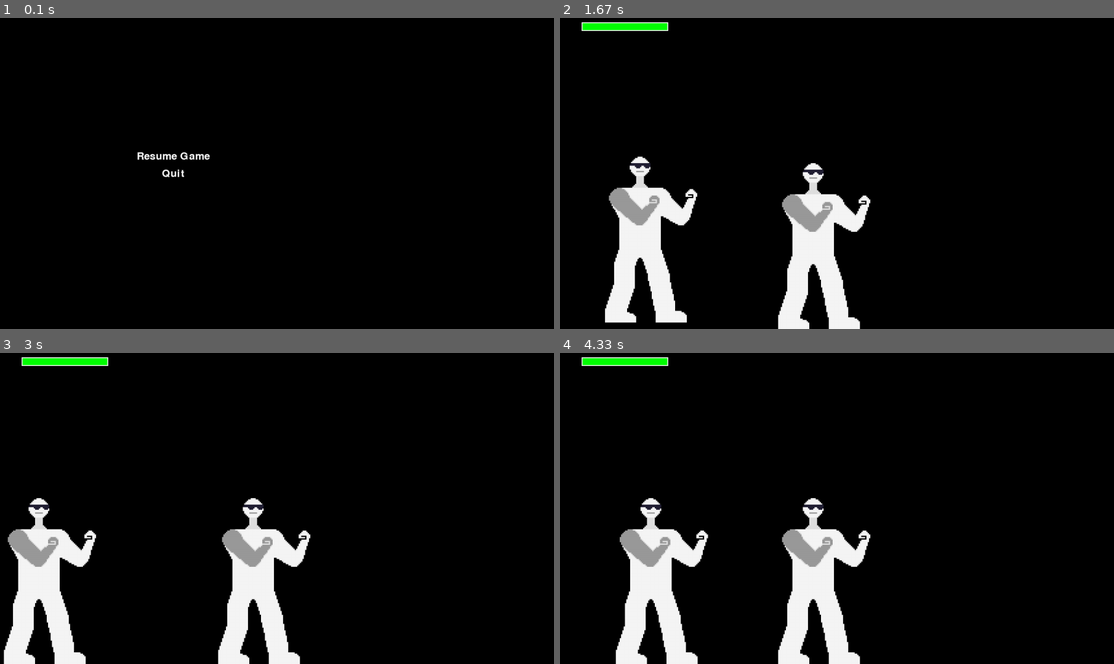
Above: before the commit, frames 1-4 (two rows, left to right).
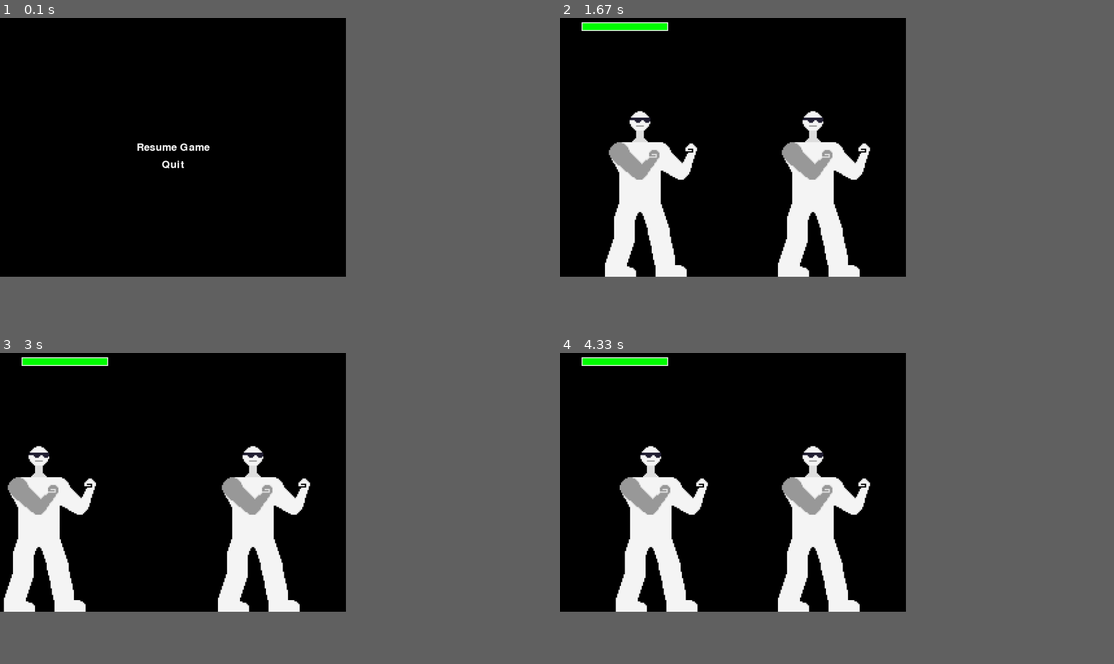
Above: after the commit, the same moments.

Repository: davidyao4344314/pygames-initlized
Game: pygame game, started from rpg games/main.py
The game is run twice, just before and just after one commit, with the same random seed, the same clock (stepped at 60 frames per second) and the same inputs.
Inputs:
- Up to frame 1 (0.1 s): no input
- Up to frame 2 (1.67 s): tap Esc at 0.83 s; hold Up 1.17-1.63 s
- Up to frame 3 (3 s): hold Right 1.67-2.13 s; hold Left 2.17-2.7 s; hold Left from 2.73 s (still down)
- Up to frame 4 (4.33 s): release Left at 3.13 s; hold Up 3.17-3.53 s; hold Right 3.57-4.2 s; hold Left from 4.23 s (still down)
In our replay, the window is 900x506 before the commit and 562x421 after it. These sizes can differ from the game's own. Grey fills any space a smaller window leaves; there, only what the larger window draws over its background counts as a difference.

The runs differ from the first frame. In frame 1, 0.5% of the frame differs, in the area x 24-38%, y 40-52%; in frame 2, 11%; in frame 3, 11%; in frame 4, 11%, in the area x 10-57%, y 1-100%.

Commit message:
Fix the scaling when full screan

Diff:
--- a/rpg games/main.py
+++ b/rpg games/main.py
@@ -5,11 +5,12 @@
 
 pygame.init()
 
-# Fullscreen setup
+# Get the screen resolution of the user display
 info = pygame.display.Info()
 SCREEN_WIDTH = info.current_w
 SCREEN_HEIGHT = info.current_h
 
+# Set up the game window to match the screen resolution so it completly fit it
 screen = pygame.display.set_mode((SCREEN_WIDTH, SCREEN_HEIGHT), pygame.FULLSCREEN)
 pygame.display.set_caption('RPG')
 
@@ -58,8 +59,8 @@
 run = True
 clock = pygame.time.Clock()
 
+# Main game loop
 while run:
-    # Checking if the user choosen to open the game or not
     if game_state == "game":
         screen.fill((0, 0, 0))  # Fill the screen with black before drawing
 
@@ -78,6 +79,7 @@
         # Handle movement
         run = controls.handle_events(player1, enemy)
         controls.move_player(player1)
+
         # Healing objects
         for event in pygame.event.get():
             if event.type == pygame.KEYDOWN:
@@ -85,14 +87,20 @@
                     healing_active = True
                 if event.key == pygame.K_ESCAPE:
                     game_state = "menu"
-    # Menue option
     elif game_state == "menu":
         draw_menu(screen)
         menu_action = handle_menu_events()
         if menu_action == True:
             game_state = "game"
+        elif menu_action == "Quit":
+            run = False
+    elif game_state == "settings":
+        draw_setting_screen(screen)
 
-
+    elif game_state == "level_selection":
+        draw_level_selection_screen(screen)
+        if handle_menu_events() == True:
+            game_state = "menu"
 
     pygame.display.update()
     clock.tick(60)
--- a/rpg games/menu.py
+++ b/rpg games/menu.py
@@ -3,18 +3,26 @@
 # Initialize Pygame
 pygame.font.init()
 
+# Create the screen first so you can use it to center the menu
+SCREEN_WIDTH = 800
+SCREEN_HEIGHT = 600
+screen = pygame.display.set_mode((SCREEN_WIDTH, SCREEN_HEIGHT))
 
 # The menu options
 menu_font = pygame.font.SysFont(None, 36)
 menu_items = ["Resume Game", "Quit"]
 menu_rects = []
 
+# Menu text fonts
+i = 0
+while i < len(menu_items):
+    item = menu_items[i]
+    menu_text = menu_font.render(item, True, (255, 255, 255))
+    menu_rect = menu_text.get_rect(center=(screen.get_width() // 2, screen.get_height() // 2 + i * 40))
+    menu_rects.append((menu_text, menu_rect))
+    i += 1
 
-# Menue text fonts
-for i, item in enumerate(menu_items):
-    menu_text = menu_font.render(item, True, (255, 255, 255))
-    menu_rect = menu_text.get_rect(center=(400, 320 + i * 40))
-    menu_rects.append((menu_text, menu_rect))
+
 # draw the menu screen
 def draw_menu(screen):
     screen.fill((0, 0, 0))
@@ -44,3 +52,9 @@
                     if i == 2:
                         return "Quit"
     return None
+# The options
+# option one for the settins
+setting_font = pygame.font.SysFont(None, 40)
+setting_text = "Settings: Currently not available in the demo"
+setting_surface = setting_font.render(setting_text, True, (255, 255, 255))
+setting_rect = setting_surface.get_rect(center=(400, 320))
